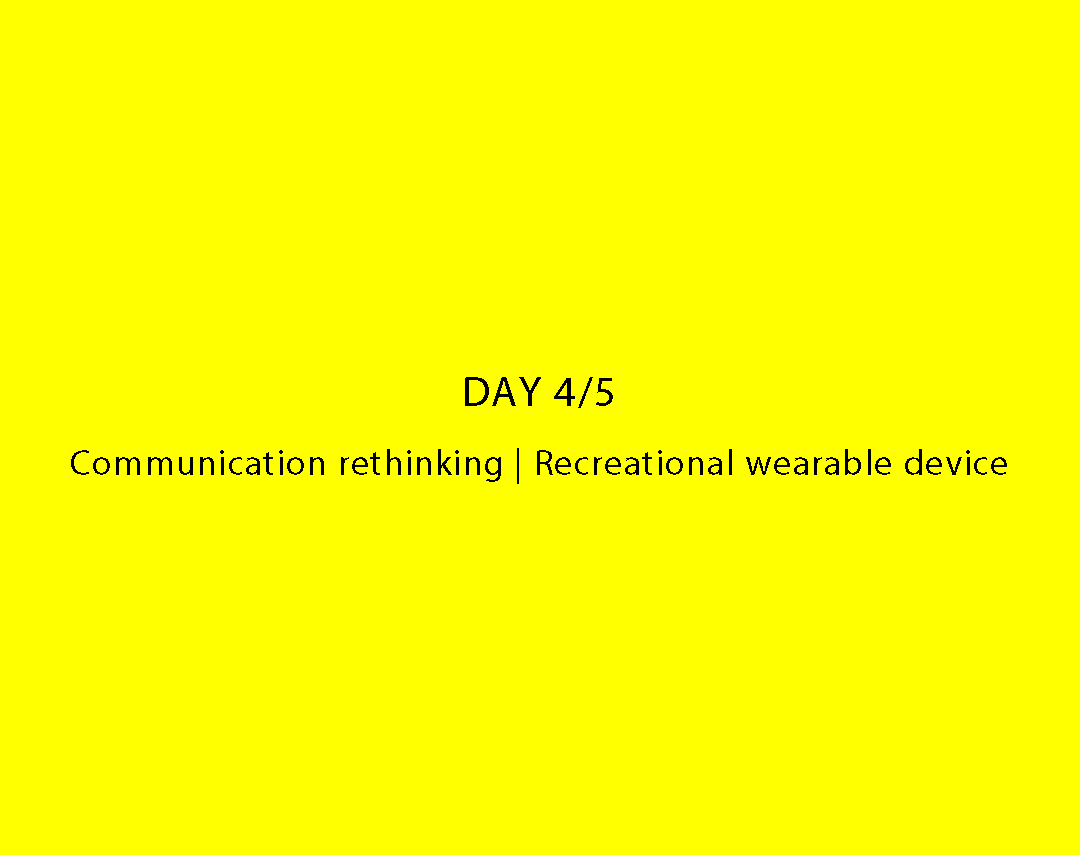
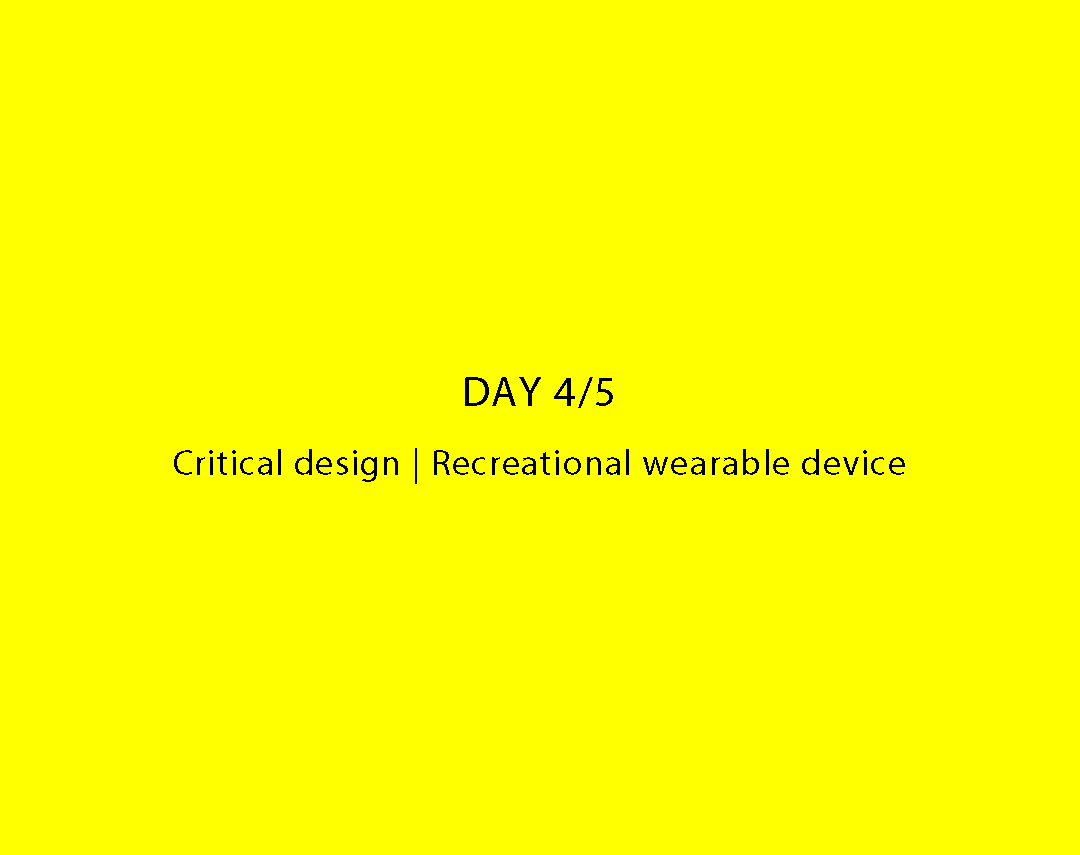
Before/after of a 1080 × 855 layered artwork. What changed in the layer stack:
renamed "DAY 4/5 Communication rethinking | Recreational wearable device" to "DAY 4/5 Critical design | Recreational wearable device", painted on it over [71, 448, 1007, 484]
